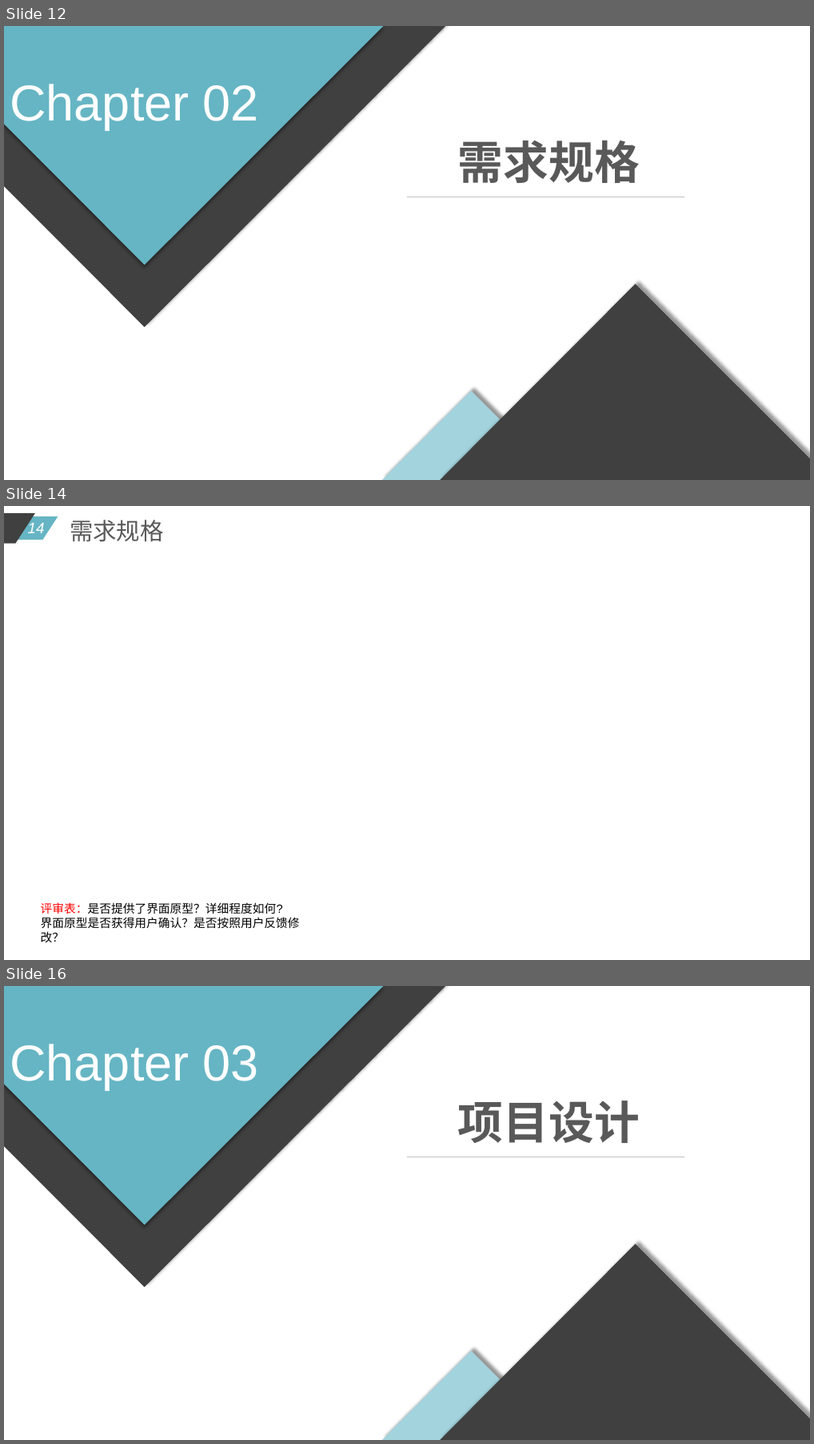
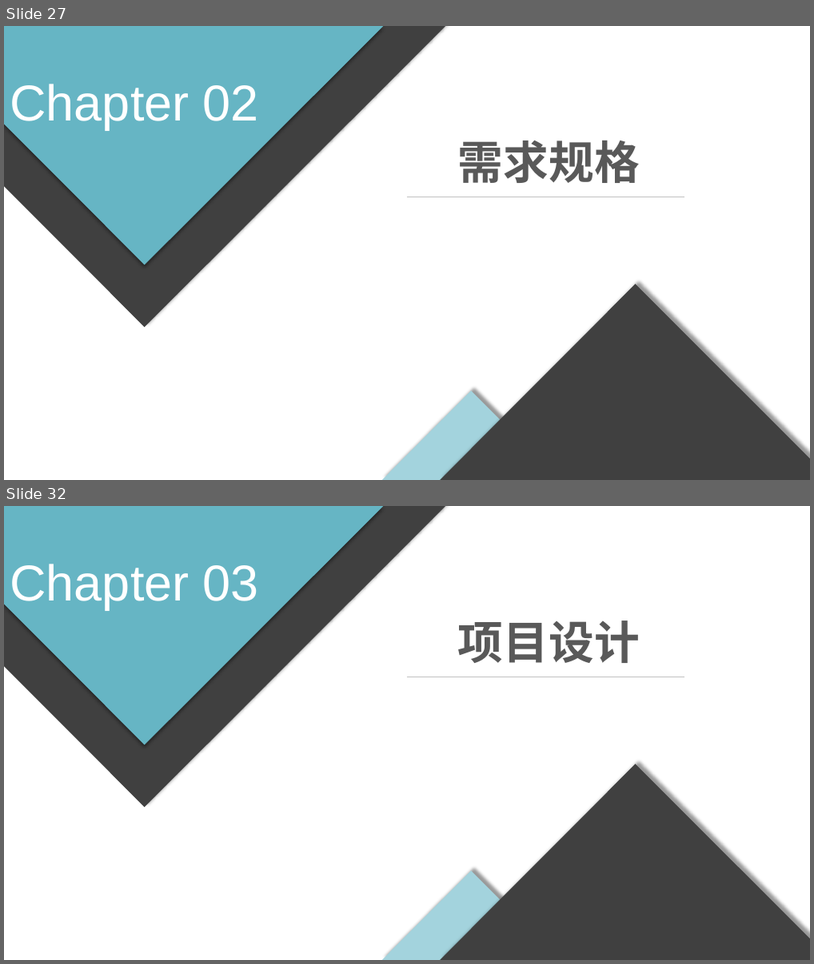
Before and after one commit to diligentsun/new-flappy-bird, a slide deck: 项目总结/项目总结.pptx. Shown one above the other, each under a label of ours: slides 12, 14 and 16 before the commit, slides 27 and 32 after it; the slides between them are not shown. The pictures are 814x1444 and 814x964 pixels, drawn with LibreOffice and Linux fonts; fonts in the diff are those of the drawing. Boxes give left, top, right and bottom in pixels: in the first picture for what was removed or moved away, otherwise in the second. Text is boxed around its words. In the diff, an @@ line names an element or a change of style, - is before the commit and + after.

```diff
--- a/项目总结/项目总结.pptx
+++ b/项目总结/项目总结.pptx
@@ slide 14 removed at [4, 506, 810, 960], background #FFFFFF @@
@@ parallelogram removed at [4, 516, 58, 540] @@
@@ parallelogram removed at [4, 513, 35, 544] @@
@@ page number removed at [28, 521, 45, 533] @@
-14
@@ text removed at [70, 520, 163, 542] @@
-需求规格
@@ text removed at [41, 902, 300, 942] @@
-评审表：是否提供了界面原型？详细程度如何?
-界面原型是否获得用户确认？是否按照用户反馈修改？
@@ what was slide 12 is now slide 27 @@
@@ what was slide 16 is now slide 32 @@
```
Also in this commit, not shown: 5 slides changed, 17 slides added, 5 other files.
